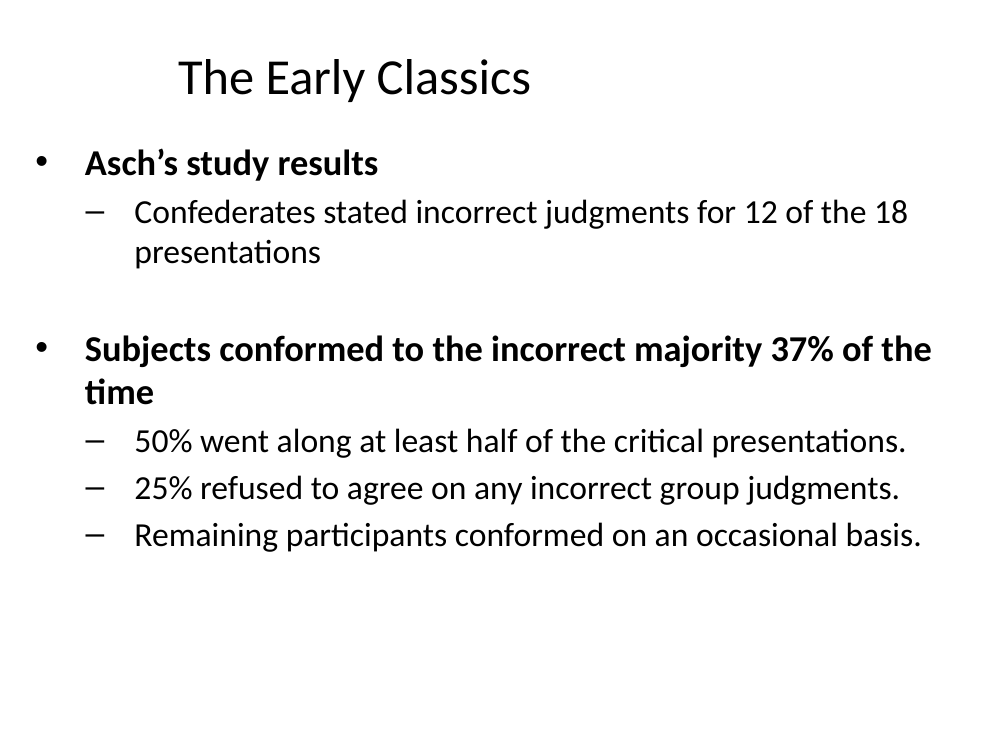
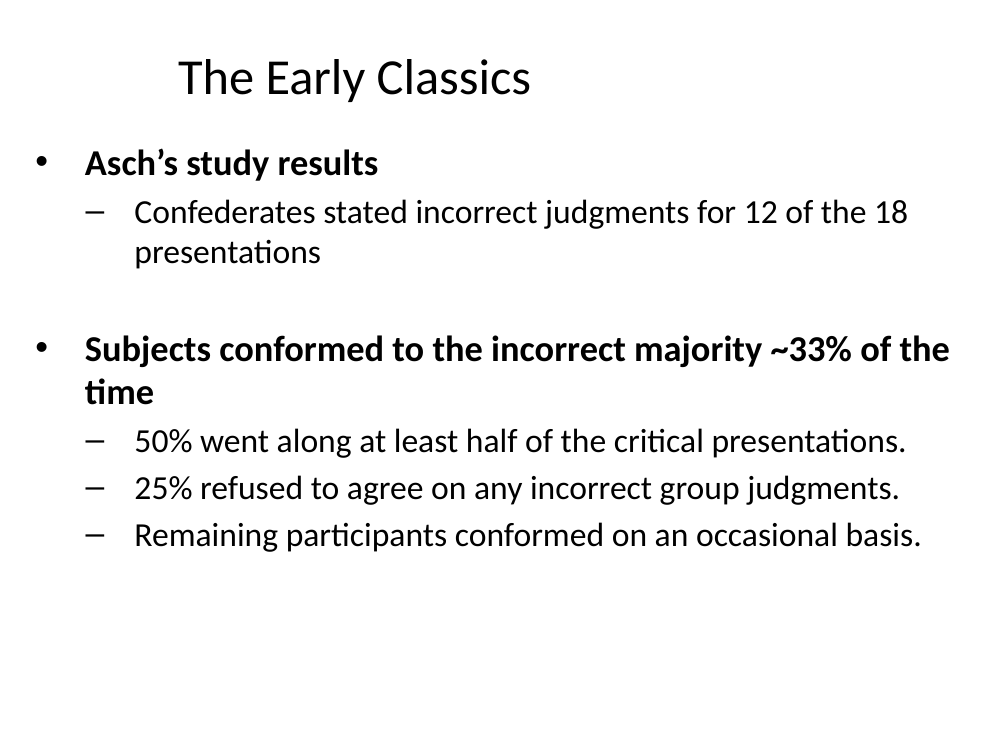
Before and after one commit to npm27/Teaching-Materials, a slide deck: slide 8 of Social Psych/Slides/8 Conformity.pptx. Drawn at 1008x756 pixels with LibreOffice and Linux fonts; fonts in the diff are those of the drawing. Boxes give left, top, right and bottom in pixels: in the first picture for what was removed or moved away, otherwise in the second. Text is boxed around its words. In the diff, an @@ line names an element or a change of style, - is before the commit and + after.

```diff
--- a/Social Psych/Slides/8 Conformity.pptx
+++ b/Social Psych/Slides/8 Conformity.pptx
@@ text at [85, 335, 950, 405]: text changed @@
-• Subjects conformed to the incorrect majority 37% of the time
+• Subjects conformed to the incorrect majority ~33% of the time
```
Also in this commit, not shown: 5 other slides changed, 1 slide added, 5 slides removed, 1 other file.
